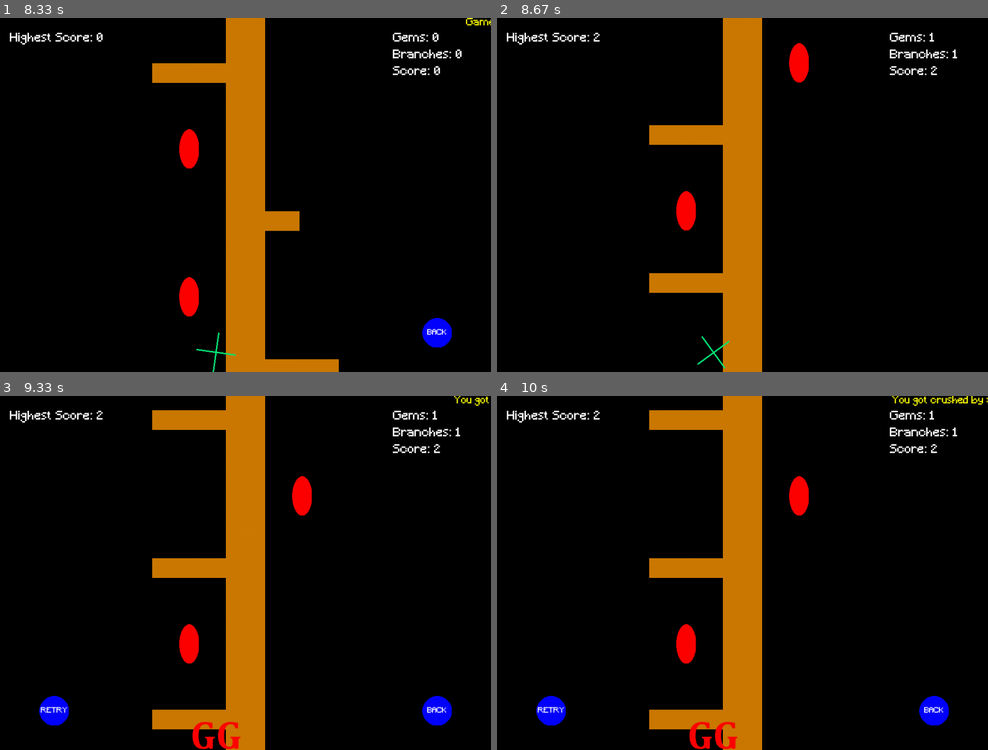
Above: before the commit, frames 1-4 (two rows, left to right).
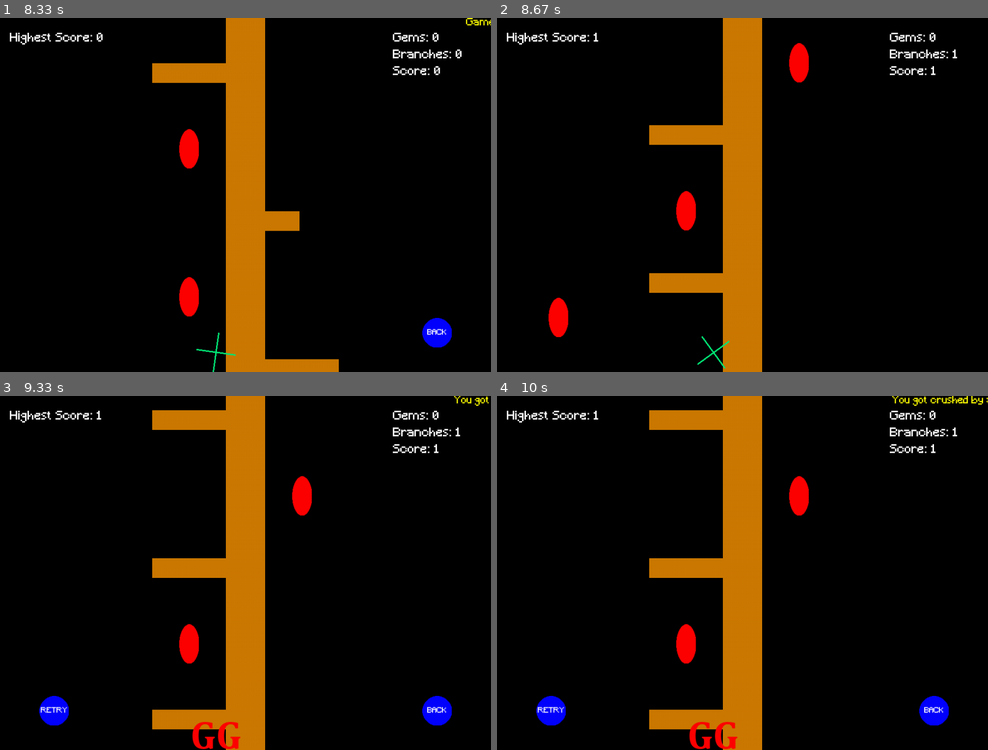
Above: after the commit, the same moments.

Repository: stevensymeow/Wood-Cutter-Pygame-Remake
Game: pygame game, started from main.py
Same seed, same stepped clock (60 frames per second), same inputs: the game is played once before the commit and once after it.
Inputs (mouse positions are in pixels of both pictures, inside the frame that each line leads up to):
- Up to frame 1 (8.33 s): press the mouse at (245, 244) at 0.37 s; move the mouse to (265, 177) at 0.47 s; release the mouse at (289, 110) at 0.6 s; press the mouse at (436, 333) at 0.7 s; move the mouse to (427, 283) at 0.8 s; release the mouse at (417, 237) at 0.93 s; click "START" at 1.05 s; press the mouse at (245, 279) at 1.37 s; move the mouse to (211, 198) at 1.47 s; release the mouse at (176, 120) at 1.6 s; press the mouse at (245, 279) at 1.7 s; move the mouse to (152, 198) at 1.8 s; release the mouse at (58, 117) at 1.93 s; press the mouse at (245, 279) at 2.03 s; move the mouse to (284, 170) at 2.13 s; release the mouse at (324, 64) at 2.27 s; tap Space at 2.33, 2.73, 3.03, 3.23, 8.07 s; press the mouse at (245, 279) at 3.53 s; move the mouse to (201, 279) at 3.63 s; release the mouse at (152, 283) at 3.77 s; click "RETRY" at 3.88 s; press the mouse at (436, 333) at 4.2 s; move the mouse to (314, 237) at 4.3 s; release the mouse at (191, 145) at 4.43 s; click "Next Level" at 4.55 s; press the mouse at (245, 311) at 4.87 s; move the mouse to (220, 187) at 4.97 s; release the mouse at (201, 64) at 5.1 s; press the mouse at (245, 279) at 5.2 s; move the mouse to (250, 237) at 5.3 s; release the mouse at (250, 198) at 5.43 s; press the mouse at (245, 244) at 5.53 s; move the mouse to (206, 244) at 5.63 s; release the mouse at (171, 241) at 5.77 s; press the mouse at (245, 244) at 6.37 s; move the mouse to (181, 212) at 6.47 s; release the mouse at (122, 180) at 6.6 s; click (289, 145) at 6.72 s; click (73, 230) at 7.05 s; press the mouse at (73, 230) at 7.37 s; move the mouse to (225, 237) at 7.47 s; release the mouse at (373, 248) at 7.6 s; press the mouse at (73, 230) at 7.7 s; move the mouse to (127, 276) at 7.8 s; release the mouse at (181, 322) at 7.93 s; hold T from 8 s (still down)
- Up to frame 2 (8.67 s): tap Space at 8.37 s; release T at 8.53 s; press the mouse at (570, 230) at 8.6 s
- Up to frame 3 (9.33 s): move the mouse to (235, 587) at 8.7 s; release the mouse at (402, 565) at 8.83 s; press the mouse at (73, 608) at 8.93 s; move the mouse to (112, 611) at 9.03 s; release the mouse at (152, 619) at 9.17 s
- Up to frame 4 (10 s): no input

Frame 1 is identical in both runs. In frame 2, 0.4% of the frame differs, in the area x 10-90%, y 4-91%; in frame 3, less than 0.1%; in frame 4, less than 0.1%.

Commit message:
L4 gravity switch

Diff:
--- a/assets/data/info0.json
+++ b/assets/data/info0.json
@@ -46,11 +46,10 @@
       "fall_speed": 7,
       "branch_move_speed": 10,
       "branch_emerge_speed": 15,
-      "gravity": 1,
+      "gravity_init": 1,
       "branch_move": false,
-      "move_sound": "Teleport2.wav",
       "branch_emerge": false,
-      "emerge_sound": "Emerge.wav"
+      "gravity_switch": false
     },
     {
       "level_label": "Lv2",
@@ -90,11 +89,11 @@
       "fall_speed": 7,
       "branch_move_speed": 10,
       "branch_emerge_speed": 15,
-      "gravity": 1,
+      "gravity_init": 1,
       "branch_move": true,
       "move_sound": "Teleport2.wav",
       "branch_emerge": false,
-      "emerge_sound": "Emerge.wav"
+      "gravity_switch": false
     },
     {
       "level_label": "Lv3",
@@ -134,11 +133,60 @@
       "fall_speed": 7,
       "branch_move_speed": 10,
       "branch_emerge_speed": 15,
-      "gravity": 1,
+      "gravity_init": 1,
       "branch_move": true,
       "move_sound": "Teleport2.wav",
       "branch_emerge": true,
-      "emerge_sound": "Emerge.wav"
+      "emerge_sound": "Emerge.wav",
+      "gravity_switch": false
+    },
+    {
+      "level_label": "Lv4",
+      "level_name": "Gravity Tree",
+      "bgm_path": "Dance Funky.wav",
+      "gg_bgm": "Dance Sitar.wav",
+      "background_color": [
+        0,
+        0,
+        80
+      ],
+      "title_color": [
+        150,
+        255,
+        100
+      ],
+      "button_color": [
+        150,
+        200,
+        50
+      ],
+      "player_color": [
+        220,
+        220,
+        255
+      ],
+      "score_color": [
+        255,
+        255,
+        0
+      ],
+      "text_color": [
+        0,
+        255,
+        0
+      ],
+      "fall_speed": 7,
+      "branch_move_speed": 10,
+      "branch_emerge_speed": 15,
+      "gravity_init": 1,
+      "branch_move": true,
+      "move_sound": "Teleport2.wav",
+      "branch_emerge": true,
+      "emerge_sound": "Emerge.wav",
+      "gravity_switch": true,
+      "gravity_switch_sound": "echo.wav",
+      "switch_time": 3,
+      "invicible_time": 0.5
     }
   ]
 }
--- a/saves/records0.json
+++ b/saves/records0.json
@@ -1,7 +1,7 @@
 {
-  "level_index": 0,
-  "level_label": "Lv1",
-  "level_name": "Normal Tree",
+  "level_index": 3,
+  "level_label": "Lv4",
+  "level_name": "Gravity Tree",
   "levels": [
     {
       "level_label": "Lv1",
@@ -26,6 +26,14 @@
       "gg_bgm": "Dance Sitar.wav",
       "highest_score": 0,
       "records": []
+    },
+    {
+      "level_label": "Lv4",
+      "level_name": "Gravity Tree",
+      "bgm_path": "Dance Funky.wav",
+      "gg_bgm": "Dance Sitar.wav",
+      "highest_score": 1,
+      "records": []
     }
   ]
 }
--- a/src/core/managers/game_manager.py
+++ b/src/core/managers/game_manager.py
@@ -7,6 +7,7 @@
 import os
 from typing import Callable
 from typing import TYPE_CHECKING
+import time
 from src.data.info import GameInfo
 from src.levels import Level
 from src.utils.definition import RGBColor, Record
@@ -68,6 +69,11 @@
     gems: list[Branch]
     make_new_gem: Callable[[int], Gem]
 
+    # --- Gravity Switch Time ---
+    last_switch: float
+    will_switch: bool
+    g_switch_chosen: bool
+
     def __init__(self, input_manager: InputManager, sound_manager: SoundManager):
         # Managers
         self.input_manager = input_manager
@@ -106,6 +112,11 @@
 
         # Level Records
         self.load_record()
+
+        # --- Gravity Switch Time ---
+        self.last_switch = 0
+        self.will_switch = False
+        self.g_switch_chosen = False
 
     @classmethod
     def make(cls, input_manager: InputManager, sound_manager: SoundManager) -> "GameManager":
@@ -239,17 +250,52 @@
         # -- Gems --
         self.del_all_gems()
 
+        # Gravity
+        self.curr_lv.init_gravity()
+
     # Retry
     def retry(self):
         self.state = Game.Entered
         self.sound_manager.stop_all_sounds()
         self.game_init()
 
+    def deal_gravity_switch(self):
+        if self.state == Game.Entered or self.state == Game.GG:
+            self.g_switch_chosen = False
+        elif self.state == Game.Playing:
+            if self.curr_lv.gravity_switch:
+                now = time.monotonic()
+                if now - self.last_switch > self.curr_lv.switch_time/2:
+                    if not self.g_switch_chosen:
+                        self.g_switch_chosen = True
+                        roll = random.randint(1, 100)
+                        self.will_switch = roll > 50
+                        if self.will_switch:
+                            Logger.info("Will switch gravity, beware!!!!!!")
+                            self.sound_manager.play_sound(self.curr_lv.gravity_switch_sound)
+
+                if now - self.last_switch > self.curr_lv.switch_time:
+                    self.g_switch_chosen = False
+                    self.last_switch = now
+                    if self.will_switch:
+                        self.sound_manager.play_sound(self.curr_lv.gravity_switch_sound)
+                        Logger.info("Switching Gravity!!!!!!")
+                        self.curr_lv.toggle_gravity()
+                        self.will_switch = False
+                        # Invicibility
+                        Logger.info("Player is now invincible!!!!!")
+                        self.wood_cutter.invincible = True
+
+                if now - self.last_switch > self.curr_lv.invicible_time:
+                    if self.wood_cutter.invincible:
+                        Logger.info("Player is now mortal!!!!!!")
+                        self.wood_cutter.invincible = False
+
     def update(self, dt: float) -> None:
         # Level index
         self.level_index = GameSettings.level_index
 
-        # State
+        # -- State --
         match (self.state):
             case Game.Entered:
                 left_bound = self.wood_cutter.x_left - self.wood_cutter.width/2
@@ -262,8 +308,12 @@
                     self.state = Game.Playing
                     self.sound_manager.play_bgm(self.curr_lv.bgm_path)
                     #self.sound_manager.play_bgm("dance celebrate.wav")
-                    self.add_new_branch()
+                    #self.add_new_branch()
                     #self.add_new_gem()
+
+                    # --- Gravity Switch ---
+                    self.last_switch = time.monotonic()
+                    self.curr_lv.init_gravity()
             case Game.Playing:
                 # Pause
                 if self.input_manager.key_pressed(pg.K_SPACE):
@@ -290,6 +340,9 @@
         if self.input_manager.key_pressed(pg.K_F3):
             GameSettings.toggle_hitbox_debug()
 
+        # --- Gravity Switch ---
+        self.deal_gravity_switch()
+
         # --- Components ---
         # Tree Bark
         self.tree_bark.update(dt)
@@ -299,30 +352,49 @@
 
         # -- Branch --
         # Branches
+        if self.curr_lv.gravity_switch:
+            gravity = self.curr_lv.gravity
+            key_func: Callable[[Branch], int] = lambda branch: branch.y
+            rev = gravity>0
+            self.branches.sort(key=key_func, reverse=rev)
+
         if self.state == Game.Playing:
             if self.branches:
                 space = GameInfo.branch_space
-                if self.branches[-1].y_dropped >= space:
+                if self.branches[-1].y_dist_from_init >= space:
                     self.add_new_branch()
-                    #Logger.info(f"Branches: {' '.join([str(branch.y_dropped) for branch in self.branches])}")
+                    #Logger.info(f"Gravity: {self.curr_lv.gravity}")
+                    #Logger.info(f"Branches y: {' '.join([str(branch.y) for branch in self.branches])}")
+                    #Logger.info(f"Branches dropped: {' '.join([str(branch.y_dropped) for branch in self.branches])}")
                 if not self.branches[0].falling:
                     self.del_first_branch()
+            else:
+                self.add_new_branch()
 
         for branch in self.branches:
             branch.update(dt)
 
         # -- Gem --
         # Gems
+        if self.curr_lv.gravity_switch:
+            gravity = self.curr_lv.gravity
+            key_func: Callable[[Gem], int] = lambda gem: gem.y
+            rev = gravity>0
+            self.gems.sort(key=key_func, reverse=rev)
+
         if self.state == Game.Playing:
             space = GameInfo.branch_space
             if self.gems:
-                if self.gems[-1].y_dropped >= space:
+                last_gem = self.gems[-1]
+                last_branch = self.branches[-1]
+                if last_gem.y_dist_from_init >= space/2 and last_branch.y_dist_from_init >= space/2 and \
+                  last_gem.y_dist_from_init > last_branch.y_dist_from_init:
                     self.add_new_gem()
                     #Logger.info(f"Gems: {' '.join([str(gem.y_dropped) for gem in self.gems])}")
                 if not self.gems[0].falling:
                     self.del_first_gem()
             else:
-                if self.branches and self.branches[-1].y_dropped >= space/2:
+                if self.branches and self.branches[-1].y_dist_from_init >= space/2:
                     self.add_new_gem()
 
         for gem in self.gems:
@@ -344,6 +416,13 @@
 
         # Wood Cutter
         self.wood_cutter.draw(screen)
+
+    def touch_any_branch(self, hitbox: pg.Rect) -> bool:
+        """Check if touched any branch"""
+        for branch in self.branches:
+            if hitbox.colliderect(branch.hitbox):
+                return True
+        return False
 
     def to_dict(self) -> dict[str, object]:
         data: dict[str, object] = {}
@@ -373,5 +452,7 @@
             data: dict[str, object] = json.load(f)
 
         level_data: list[dict[str, object]] = data["levels"]
+        record_cnt = len(level_data)
         for i in range(self.level_count):
+            if i >= record_cnt-1: break
             self.levels[i].load_record(level_data[i])
--- a/src/core/managers/sound_manager.py
+++ b/src/core/managers/sound_manager.py
@@ -63,8 +63,10 @@
     def resume_all(self):
         pg.mixer.unpause()
 
-    def play_sound(self, filepath, volume=0.7):
+    def play_sound(self, filepath: str = "", volume: float = 0.7):
         #sound = load_sound(filepath)
+        if not filepath:
+            return
         sound = self.resource_manager.get_sound(filepath)
         sound.set_volume(volume)
         sound.play()
--- a/src/interface/components/branch.py
+++ b/src/interface/components/branch.py
@@ -28,6 +28,9 @@
     # Game manager
     game_manager: GameManager
 
+    # Lv4
+    been_hit: bool
+
     def __init__(self, game_manager: GameManager, can_drag: bool = False, pos: int = -1,
                  do_move: bool = True,
                  do_emerge: bool = True):
@@ -54,6 +57,9 @@
         self.do_emerge = do_emerge
         #self.do_emerge = random.randint(1, 100) <= 50
 
+        # Lv4:
+        self.been_hit = False
+
         super().__init__(game_manager=game_manager,
                          width=self.width, height=self.height,
                          color=self.color, hitbox_color=self.hitbox_color,
@@ -70,6 +76,7 @@
         self.falling = False
         self.game_manager.fallen_branches += 1
 
+    @override
     def when_hit_player(self):
         self.game_manager.end_game()
         sound_manager.play_sound("Punch.wav")
--- a/src/interface/components/falling_object.py
+++ b/src/interface/components/falling_object.py
@@ -41,6 +41,9 @@
     started_emerging: bool
     y_dropped_emerged: int # y_dropped when fully emerged
 
+    # Lv4
+    been_hit: bool = False
+
     def __init__(self, game_manager: GameManager,
                  width: int, height: int,
                  color: tuple[int, int, int], hitbox_color: tuple[int, int, int],
@@ -141,6 +144,35 @@
     def fully_emergered(self) -> bool:
         return self.alpha == 255
 
+    @property
+    def y_dist_from_init(self) -> int:
+        hy = GameSettings.SCREEN_HEIGHT
+        gravity = self.game_manager.curr_lv.gravity
+        if gravity > 0:
+            return self.y
+        else:
+            return hy - self.y
+
+    def check_hit(self) -> bool:
+        if self.been_hit:
+            return True
+        if self.game_manager.wood_cutter.invincible and self.fully_emergered or input_manager.key_down(pg.K_t) or input_manager.mouse_down(3):
+            if not self.been_hit:
+                Logger.info("Player used his invincibility!!!!!!")
+                sound_manager.play_sound("Punch1.wav")
+                self.been_hit = True
+            return True
+        return False
+
+    def been_hit_fly_away(self):
+        if self.game_manager.state == Game.Playing:
+            if self.been_hit:
+                wx = GameSettings.SCREEN_WIDTH
+                if (self.pos == -1 and self.x > 0) or (self.pos == 1 and self.x < wx):
+                    self.move_by(20*self.pos, 0)
+                else:
+                    self.falling = False
+
     @override
     def update(self, dt: float) -> None:
         match (self.game_manager.state):
@@ -150,22 +182,32 @@
                 curr_lv = self.game_manager.curr_lv
 
                 if self.y_at_init and (self.fully_emergered):
-                    sound_manager.play_sound("pop.wav")
+                    #sound_manager.play_sound("pop.wav")
+                    pass
                 if self.y_is_falling:
                     # Fall
                     drop = curr_lv.gravity*curr_lv.fall_speed
-                    self.move_by(0, drop)
-                    self.y_dropped += abs(drop)
+                    if not self.been_hit:
+                        self.move_by(0, drop)
+                        self.y_dropped += abs(drop)
                     # Hit the player
                     if self.hitbox.colliderect(self.game_manager.wood_cutter.hitbox):
                         if self.fully_emergered: # fully shown
-                            self.when_hit_player()
+                            if not self.check_hit():
+                                self.when_hit_player()
                 else:
                     if self.falling:
                         if self.y_hit_ground:
                             self.when_hit_ground()
 
+                # -- Been hit --
+                self.been_hit_fly_away()
+
                 # --- Features ---
+                if self.been_hit:
+                    super().update(dt)
+                    return
+
                 screen_height = GameSettings.SCREEN_HEIGHT
                 name = self.__class__.__name__
                 # Lv2: Move to left or right
--- a/src/interface/components/gem.py
+++ b/src/interface/components/gem.py
@@ -52,6 +52,11 @@
 
     @override
     def update(self, dt: float) -> None:
+        if self.game_manager.state == Game.Playing:
+            if self.game_manager.touch_any_branch(self.hitbox):
+                Logger.info("Gem touched branch!!!!")
+                self.move_by(0, 10*self.game_manager.curr_lv.gravity)
+
         super().update(dt)
 
     @override
@@ -59,6 +64,7 @@
         sound_manager.play_sound("Squish Pop.wav")
         self.falling = False
 
+    @override
     def when_hit_player(self):
         sound_manager.play_sound("eat.wav")
         self.game_manager.collected_gems += 1
--- a/src/interface/components/wood_cutter.py
+++ b/src/interface/components/wood_cutter.py
@@ -6,7 +6,7 @@
 from src.utils import Logger
 from typing import Callable, override
 from .component import UIComponent
-from src.interface.components import Text, Overlay, Rectangle, Text
+from src.interface.components import Text, Overlay, Rectangle, Oval, Text
 from src.core import GameManager, Game
 from src.data.info import GameInfo
 from src.utils.definition import RGBColor
@@ -37,6 +37,10 @@
     # Game manager
     game_manager: GameManager
 
+    # Invincible
+    invincible: bool
+    inv_oval: Oval
+
     def __init__(self, game_manager: GameManager):
         # Game manager
         self.game_manager = game_manager
@@ -46,11 +50,16 @@
         hy = GameSettings.SCREEN_HEIGHT
         self.width = GameInfo.wood_cutter_width
         self.line_width = 2
+
         self.dx = GameInfo.bark_width/2 + self.width/4
         self.x_left = pcx - self.dx
         self.x_right = pcx + self.dx
         self.x = self.x_left
-        self.y = hy - self.width/2
+
+        self.y_bottom = hy - self.width/2
+        self.y_top = self.width/2
+        self.y = self.y_bottom
+
         self.pos = -1
 
         self.color = self.game_manager.curr_lv.player_color
@@ -65,6 +74,11 @@
         # GG
         self.GG_text = Text("GG", self.width, "CambriaBold.ttf", (255, 0, 0), self.x-self.width/2, self.y-self.width/2)
 
+        # Invincible
+        self.invincible = False
+        self.inv_oval = Oval((255, 255, 0), self.x, self.y, self.width, self.width)
+        self.inv_oval.set_alpha(100)
+
     def set_color(self, color: RGBColor):
         self.color = color
         self.hline.set_color(color)
@@ -76,6 +90,7 @@
         (input_manager.mouse_down(1) and input_manager.mouse_pos[0] < pcx)
         right_condition = input_manager.key_down(pg.K_RIGHT) or input_manager.key_down(pg.K_d) or \
         (input_manager.mouse_down(1) and input_manager.mouse_pos[0] > pcx)
+
         if self.pos == -1:
             if right_condition:
                 self.go_right()
@@ -86,12 +101,23 @@
                 self.go_left()
             elif right_condition:
                 self.go_right()
+
+        curr_lv = self.game_manager.curr_lv
+        gravity = curr_lv.gravity
+        if gravity > 0:
+            self.y = self.y_bottom
+        else:
+            self.y = self.y_top
+
         if self.game_manager.state == Game.Playing:
             self.hline.set_pos(self.x, self.y)
             self.vline.set_pos(self.x, self.y)
             degree = 8
-            self.hline.rotate(degree*self.pos)
-            self.vline.rotate(degree*self.pos)
+            self.hline.rotate(degree*self.pos*gravity)
+            self.vline.rotate(degree*self.pos*gravity)
+
+            # Invicible
+            self.inv_oval.set_pos(self.x, self.y)
 
     def go_left(self):
         self.pos = -1
@@ -103,10 +129,20 @@
 
     def pos_init(self):
         self.x = self.x_left
+        gravity = self.game_manager.curr_lv.gravity
+        if gravity > 0:
+            self.y = self.y_bottom
+        else:
+            self.y = self.y_top
+
         self.hline.set_pos(self.x, self.y)
         self.vline.set_pos(self.x, self.y)
         self.hline.set_angle()
         self.vline.set_angle()
+
+        # Invicible
+        self.inv_oval.set_pos(self.x, self.y)
+
         # Hitbox
         self.hitbox = pg.Rect(0, 0, self.width, self.width)
         self.hitbox.center = (self.x, self.y)
@@ -119,6 +155,7 @@
         match (self.game_manager.state):
             case Game.Entered:
                 self.pos_init()
+                self.invincible = False
             case Game.Playing:
                 # Do Cut
                 self.do_cut()
@@ -127,14 +164,23 @@
                 self.hitbox = pg.Rect(0, 0, self.width, self.width)
                 self.hitbox.center = (self.x, self.y)
 
+        # Invincible
+        self.inv_oval.set_pos(self.x, self.y)
+        self.inv_oval.update(dt)
+
         # GG
         self.GG_text.set_pos(self.x-self.GG_text.get_width()/2, self.y-self.width/2)
+        self.GG_text.update(dt)
 
     @override
     def draw(self, screen: pg.Surface) -> None:
         if self.game_manager.state != Game.GG:
             self.hline.draw(screen)
             self.vline.draw(screen)
+
+            # Invincible
+            if self.invincible:
+                self.inv_oval.draw(screen)
         else:
             # GG
             self.GG_text.draw(screen)
--- a/src/levels/level.py
+++ b/src/levels/level.py
@@ -22,14 +22,18 @@
     fall_speed: int
     branch_move_speed: int
     branch_emerge_speed: int
-    gravity: int
+    gravity_init: int
     # Features
     branch_move: bool
     move_sound: str
     branch_emerge: bool
     emerge_sound: str
+    gravity_switch: bool
+    gravity_switch_sound: str
+    switch_time: float = 3          # Level 4
+    invicible_time: float = 1       # Level 4
+    # Records
     highest_score: int
-    # Records
     records: list[Record]
 
 class Level:
@@ -53,6 +57,7 @@
     fall_speed: int = 7
     branch_move_speed: int = 10
     branch_emerge_speed: int = 15
+    gravity_init: int = 1
     gravity: int = 1
 
     # Features
@@ -60,6 +65,10 @@
     move_sound: str = "Teleport2.wav"
     branch_emerge: bool = False     # Level 3
     emerge_sound: str = "Emerge.wav"
+    gravity_switch: bool = False    # Level 4
+    gravity_switch_sound: str = "echo.wav"
+    switch_time: float = 3          # Level 4
+    invicible_time: float = 1       # Level 4
 
     # Records (class defaults kept for typing, but instances will override)
     highest_score: int = 0
@@ -83,6 +92,16 @@
 
     def toggle_gravity(self):
         self.gravity = -self.gravity
+        self.validate_gravity()
+
+    def init_gravity(self):
+        self.gravity = self.gravity_init
+        if self.gravity_init > 0:
+            self.gravity_init = 1
+        elif self.gravity_init < 0:
+            self.gravity_init = -1
+        else:
+            self.gravity_init = 1
         self.validate_gravity()
 
     def make_block(self) -> LevelInfo:
@@ -109,13 +128,17 @@
         block["fall_speed"] = self.fall_speed
         block["branch_move_speed"] = self.branch_move_speed
         block["branch_emerge_speed"] = self.branch_emerge_speed
-        block["gravity"] = self.gravity
+        block["gravity_init"] = self.gravity_init
 
         # Features
         block["branch_move"] = self.branch_move
-        block["move_sound"] = self.move_sound
+        if self.branch_move: block["move_sound"] = self.move_sound
         block["branch_emerge"] = self.branch_emerge
-        block["emerge_sound"] = self.emerge_sound
+        if self.branch_emerge: block["emerge_sound"] = self.emerge_sound
+        block["gravity_switch"] = self.gravity_switch
+        if self.gravity_switch: block["gravity_switch_sound"] = self.gravity_switch_sound
+        if self.gravity_switch: block["switch_time"] = self.switch_time
+        if self.gravity_switch: block["invicible_time"] = self.invicible_time
 
         return block
 
@@ -172,7 +195,8 @@
         level.fall_speed = data.get("fall_speed") or level.fall_speed
         level.branch_move_speed = data.get("branch_move_speed") or level.branch_move_speed
         level.branch_emerge_speed = data.get("branch_emerge_speed") or level.branch_emerge_speed
-        level.gravity = data.get("gravity") or level.gravity
+        level.gravity_init = data.get("gravity_init") or level.gravity_init
+        level.init_gravity()
         level.validate_gravity()
 
         # Features
@@ -180,5 +204,9 @@
         level.move_sound = data.get("move_sound") or level.move_sound
         level.branch_emerge = data.get("branch_emerge") or level.branch_emerge
         level.emerge_sound = data.get("emerge_sound") or level.emerge_sound
+        level.gravity_switch = data.get("gravity_switch") or level.gravity_switch
+        level.gravity_switch_sound = data.get("gravity_switch_sound") or level.gravity_switch_sound
+        level.switch_time = data.get("switch_time") or level.switch_time
+        level.invicible_time = data.get("invicible_time") or level.invicible_time
 
         return level
--- a/src/utils/loader.py
+++ b/src/utils/loader.py
@@ -6,6 +6,7 @@
 import json # By me
 import sys
 import os
+
 # --- ADD THIS HELPER FUNCTION ---
 def get_resource_path(relative_path: str) -> Path:
     """ Get absolute path to resource, works for dev and for PyInstaller """
Not shown, added: assets/sounds/echo.wav
